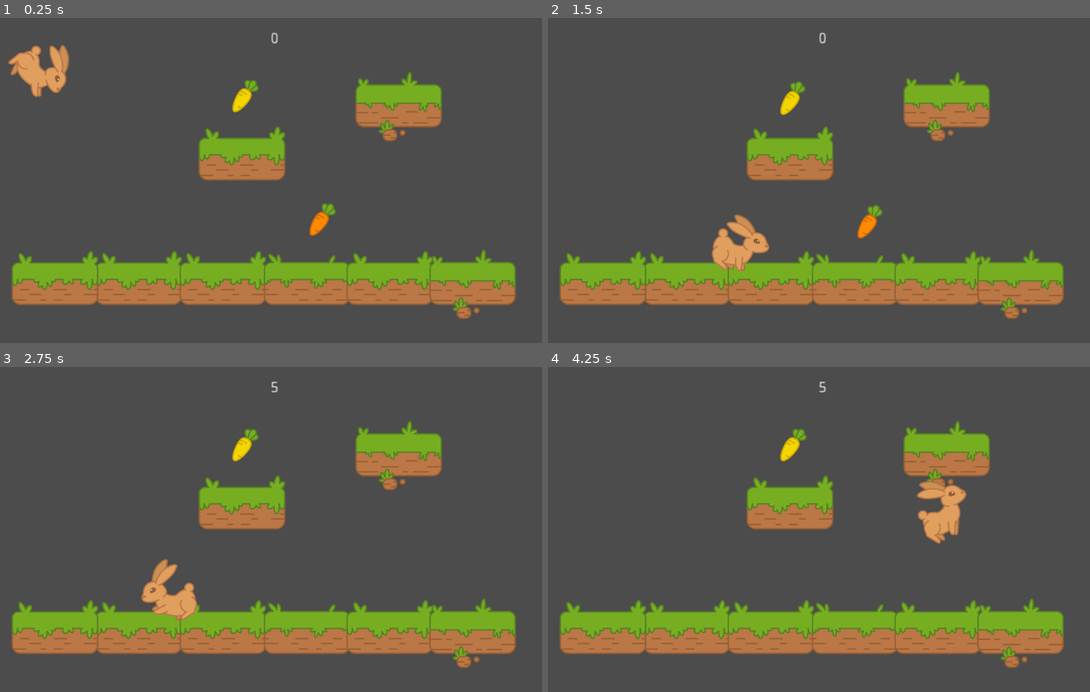
Above: before the commit, frames 1-4 (two rows, left to right).
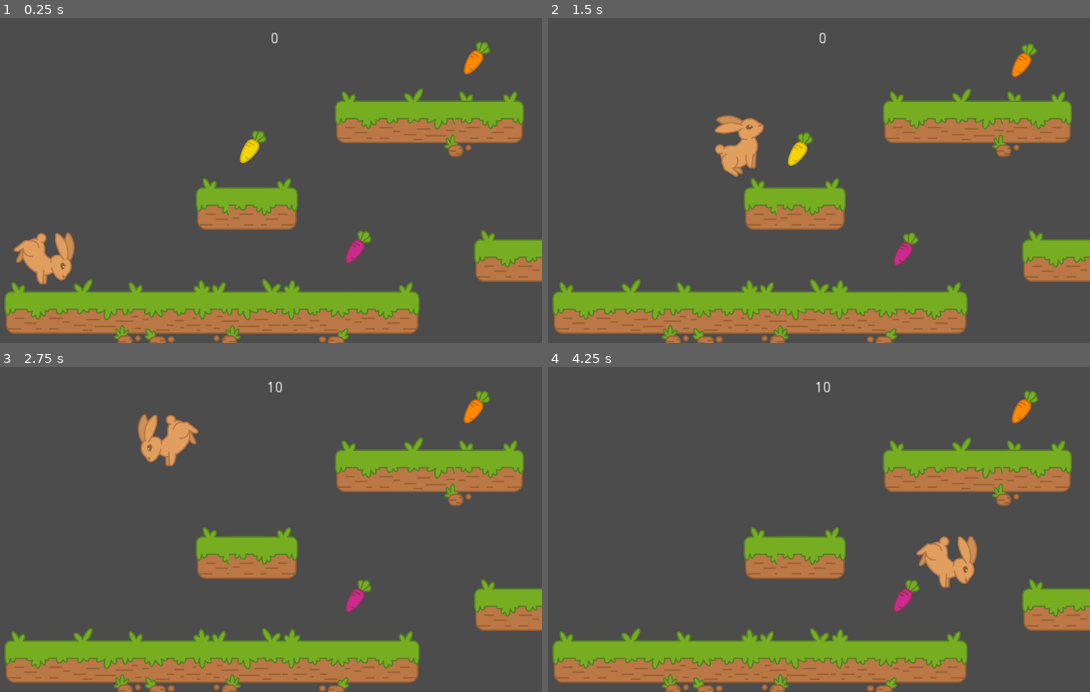
Above: after the commit, the same moments.

Repository: elizacrisan/thatBunnyGame
Game: Godot game, scene res://MainScene.tscn
Same seed, same stepped clock (60 frames per second), same inputs: the game is played once before the commit and once after it.
Inputs:
- Up to frame 1 (0.25 s): no input
- Up to frame 2 (1.5 s): hold Right (move_right) from 0.53 s (still down); tap Up (jump) at 0.77 s
- Up to frame 3 (2.75 s): tap Up (jump) at 1.52 s; release Right (move_right) at 2.03 s; hold Left (move_left) from 2.03 s (still down)
- Up to frame 4 (4.25 s): release Left (move_left) at 2.78 s; hold Right (move_right) from 2.78 s (still down); tap Up (jump) at 3.02, 3.77 s

The runs differ from the first frame. In frame 1, 34% of the frame differs, in the area x 0-100%, y 7-100%; in frame 2, 34%; in frame 3, 34%; in frame 4, 34%.

Commit message:
Add tileset for easier level building

Diff:
--- a/Carrot.gd
+++ b/Carrot.gd
@@ -5,6 +5,7 @@
 
 # Called when the node enters the scene tree for the first time.
 func _ready():
+    randomize()
     # Select a random color and value for each carot
     var carrot_types = $AnimatedSprite.frames.get_animation_names()
     var index = randi() % carrot_types.size()
--- a/MainScene.tscn
+++ b/MainScene.tscn
@@ -1,7 +1,7 @@
 [gd_scene load_steps=6 format=2]
 
 [ext_resource path="res://Player.tscn" type="PackedScene" id=1]
-[ext_resource path="res://Tile.tscn" type="PackedScene" id=2]
+[ext_resource path="res://tileset.tres" type="TileSet" id=2]
 [ext_resource path="res://Carrot.tscn" type="PackedScene" id=3]
 [ext_resource path="res://HUD.tscn" type="PackedScene" id=4]
 
@@ -16,8 +16,7 @@
 
 # Called when the node enters the scene tree for the first time.
 func _ready():
-    pass # Replace with function body.
-
+    pass
 
 # Called every frame. 'delta' is the elapsed time since the previous frame.
 #func _process(delta):
@@ -27,37 +26,22 @@
 [node name="MainScene" type="Node"]
 script = SubResource( 1 )
 
-[node name="Tile2" parent="." instance=ExtResource( 2 )]
-position = Vector2( 282, 480 )
-
-[node name="Tile" parent="." instance=ExtResource( 2 )]
-position = Vector2( 128, 480 )
-
-[node name="Tile4" parent="." instance=ExtResource( 2 )]
-position = Vector2( 437, 480 )
-
-[node name="Tile3" parent="." instance=ExtResource( 2 )]
-position = Vector2( 592, 480 )
-
-[node name="Tile5" parent="." instance=ExtResource( 2 )]
-position = Vector2( 744, 480 )
-
-[node name="Tile6" parent="." instance=ExtResource( 2 )]
-position = Vector2( 896, 480 )
-
-[node name="Tile8" parent="." instance=ExtResource( 2 )]
-position = Vector2( 472, 250 )
-
-[node name="Tile7" parent="." instance=ExtResource( 2 )]
-position = Vector2( 760, 152 )
+[node name="Carrot3" parent="." instance=ExtResource( 3 )]
+position = Vector2( 677, 433 )
 
 [node name="Carrot2" parent="." instance=ExtResource( 3 )]
-position = Vector2( 611, 382 )
+position = Vector2( 895, 84 )
 
 [node name="Carrot" parent="." instance=ExtResource( 3 )]
-position = Vector2( 469, 154 )
+position = Vector2( 483, 248 )
+
+[node name="TileMap" type="TileMap" parent="."]
+scale = Vector2( 0.5, 0.5 )
+tile_set = ExtResource( 2 )
+format = 1
+tile_data = PoolIntArray( 262164, 0, 0, 262168, 2, 0, 262171, 536870912, 0, 589836, 0, 0, 589838, 536870912, 0, 786460, 0, 0, 983041, 0, 0, 983045, 2, 0, 983049, 536870913, 0, 983053, 536870914, 0, 983057, 1, 0, 983061, 536870912, 0 )
 
 [node name="Player" parent="." instance=ExtResource( 1 )]
-position = Vector2( 96, 72 )
+position = Vector2( 106, 418 )
 
 [node name="HUD" parent="." instance=ExtResource( 4 )]
--- a/Tile.gd
+++ /dev/null
@@ -1,18 +0,0 @@
-extends StaticBody2D
-
-
-# Declare member variables here. Examples:
-# var a = 2
-# var b = "text"
-
-
-# Called when the node enters the scene tree for the first time.
-func _ready():
-    # Select a random shape for the enemy
-    var land_types = $AnimatedSprite.frames.get_animation_names()
-    $AnimatedSprite.animation = land_types[randi() % land_types.size()]
-
-
-# Called every frame. 'delta' is the elapsed time since the previous frame.
-#func _process(delta):
-#    pass
--- a/Tile.tscn
+++ /dev/null
@@ -1,62 +0,0 @@
-[gd_scene load_steps=9 format=2]
-
-[ext_resource path="res://art/Terrain/TileSprite_x4.png" type="Texture" id=1]
-[ext_resource path="res://Tile.gd" type="Script" id=2]
-
-[sub_resource type="AtlasTexture" id=3]
-flags = 4
-atlas = ExtResource( 1 )
-region = Rect2( 320, 0, 320, 320 )
-
-[sub_resource type="AtlasTexture" id=4]
-flags = 4
-atlas = ExtResource( 1 )
-region = Rect2( 960, 0, 320, 320 )
-
-[sub_resource type="AtlasTexture" id=5]
-flags = 4
-atlas = ExtResource( 1 )
-region = Rect2( 0, 0, 320, 320 )
-
-[sub_resource type="AtlasTexture" id=6]
-flags = 4
-atlas = ExtResource( 1 )
-region = Rect2( 640, 0, 320, 320 )
-
-[sub_resource type="SpriteFrames" id=2]
-animations = [ {
-"frames": [ SubResource( 3 ) ],
-"loop": true,
-"name": "Tile_01",
-"speed": 5.0
-}, {
-"frames": [ SubResource( 4 ) ],
-"loop": true,
-"name": "Tile_03",
-"speed": 5.0
-}, {
-"frames": [ SubResource( 5 ) ],
-"loop": true,
-"name": "Tile_00",
-"speed": 5.0
-}, {
-"frames": [ SubResource( 6 ) ],
-"loop": true,
-"name": "Tile_02",
-"speed": 5.0
-} ]
-
-[sub_resource type="RectangleShape2D" id=1]
-extents = Vector2( 79, 30 )
-
-[node name="Tile" type="StaticBody2D"]
-script = ExtResource( 2 )
-
-[node name="AnimatedSprite" type="AnimatedSprite" parent="."]
-scale = Vector2( 0.5, 0.5 )
-frames = SubResource( 2 )
-animation = "Tile_01"
-
-[node name="CollisionShape2D" type="CollisionShape2D" parent="."]
-position = Vector2( 0, 18 )
-shape = SubResource( 1 )
--- /dev/null
+++ b/Tileset.tscn
@@ -0,0 +1,60 @@
+[gd_scene load_steps=3 format=2]
+
+[ext_resource path="res://art/Terrain/Terrain_4x5.png" type="Texture" id=1]
+
+[sub_resource type="RectangleShape2D" id=1]
+extents = Vector2( 130, 55 )
+
+[node name="Tileset" type="Node2D"]
+
+[node name="TileEnd_1" type="Sprite" parent="."]
+position = Vector2( 64, 64 )
+scale = Vector2( 0.5, 0.5 )
+texture = ExtResource( 1 )
+region_enabled = true
+region_rect = Rect2( 0, 0, 260, 260 )
+__meta__ = {
+"_edit_group_": true
+}
+
+[node name="StaticBody2D" type="StaticBody2D" parent="TileEnd_1"]
+
+[node name="CollisionShape2D" type="CollisionShape2D" parent="TileEnd_1/StaticBody2D"]
+position = Vector2( 12, 0 )
+shape = SubResource( 1 )
+
+[node name="TileCenter_1" type="Sprite" parent="."]
+position = Vector2( 192, 64 )
+scale = Vector2( 0.5, 0.5 )
+texture = ExtResource( 1 )
+region_enabled = true
+region_rect = Rect2( 260, 0, 260, 260 )
+__meta__ = {
+"_edit_group_": true
+}
+
+[node name="StaticBody2D" type="StaticBody2D" parent="TileCenter_1"]
+
+[node name="CollisionShape2D" type="CollisionShape2D" parent="TileCenter_1/StaticBody2D"]
+shape = SubResource( 1 )
+__meta__ = {
+"_edit_group_": true
+}
+
+[node name="TileCenter_2" type="Sprite" parent="."]
+position = Vector2( 321, 64 )
+scale = Vector2( 0.5, 0.5 )
+texture = ExtResource( 1 )
+region_enabled = true
+region_rect = Rect2( 520, 0, 260, 260 )
+__meta__ = {
+"_edit_group_": true
+}
+
+[node name="StaticBody2D" type="StaticBody2D" parent="TileCenter_2"]
+
+[node name="CollisionShape2D" type="CollisionShape2D" parent="TileCenter_2/StaticBody2D"]
+shape = SubResource( 1 )
+__meta__ = {
+"_edit_group_": true
+}
--- /dev/null
+++ b/tileset.tres
@@ -0,0 +1,71 @@
+[gd_resource type="TileSet" load_steps=3 format=2]
+
+[ext_resource path="res://art/Terrain/Terrain_4x5.png" type="Texture" id=1]
+
+[sub_resource type="RectangleShape2D" id=1]
+extents = Vector2( 130, 55 )
+
+[resource]
+0/name = "TileEnd_1"
+0/texture = ExtResource( 1 )
+0/tex_offset = Vector2( 0, 0 )
+0/modulate = Color( 1, 1, 1, 1 )
+0/region = Rect2( 0, 0, 260, 260 )
+0/tile_mode = 0
+0/occluder_offset = Vector2( 130, 130 )
+0/navigation_offset = Vector2( 130, 130 )
+0/shape_offset = Vector2( 142, 130 )
+0/shape_transform = Transform2D( 1, 0, 0, 1, 142, 130 )
+0/shape = SubResource( 1 )
+0/shape_one_way = false
+0/shape_one_way_margin = 1.0
+0/shapes = [ {
+"autotile_coord": Vector2( 0, 0 ),
+"one_way": false,
+"one_way_margin": 1.0,
+"shape": SubResource( 1 ),
+"shape_transform": Transform2D( 1, 0, 0, 1, 142, 130 )
+} ]
+0/z_index = 0
+1/name = "TileCenter_1"
+1/texture = ExtResource( 1 )
+1/tex_offset = Vector2( 0, 0 )
+1/modulate = Color( 1, 1, 1, 1 )
+1/region = Rect2( 260, 0, 260, 260 )
+1/tile_mode = 0
+1/occluder_offset = Vector2( 130, 130 )
+1/navigation_offset = Vector2( 130, 130 )
+1/shape_offset = Vector2( 130, 130 )
+1/shape_transform = Transform2D( 1, 0, 0, 1, 130, 130 )
+1/shape = SubResource( 1 )
+1/shape_one_way = false
+1/shape_one_way_margin = 1.0
+1/shapes = [ {
+"autotile_coord": Vector2( 0, 0 ),
+"one_way": false,
+"one_way_margin": 1.0,
+"shape": SubResource( 1 ),
+"shape_transform": Transform2D( 1, 0, 0, 1, 130, 130 )
+} ]
+1/z_index = 0
+2/name = "TileCenter_2"
+2/texture = ExtResource( 1 )
+2/tex_offset = Vector2( 0, 0 )
+2/modulate = Color( 1, 1, 1, 1 )
+2/region = Rect2( 520, 0, 260, 260 )
+2/tile_mode = 0
+2/occluder_offset = Vector2( 130, 130 )
+2/navigation_offset = Vector2( 130, 130 )
+2/shape_offset = Vector2( 130, 130 )
+2/shape_transform = Transform2D( 1, 0, 0, 1, 130, 130 )
+2/shape = SubResource( 1 )
+2/shape_one_way = false
+2/shape_one_way_margin = 1.0
+2/shapes = [ {
+"autotile_coord": Vector2( 0, 0 ),
+"one_way": false,
+"one_way_margin": 1.0,
+"shape": SubResource( 1 ),
+"shape_transform": Transform2D( 1, 0, 0, 1, 130, 130 )
+} ]
+2/z_index = 0
Binary file added: art/Terrain/Terrain_4x5.png
Not shown, changed: art/Terrain/Terrain_4x5.png.import
Binary file removed: art/Terrain/TileSprite_x4.png
